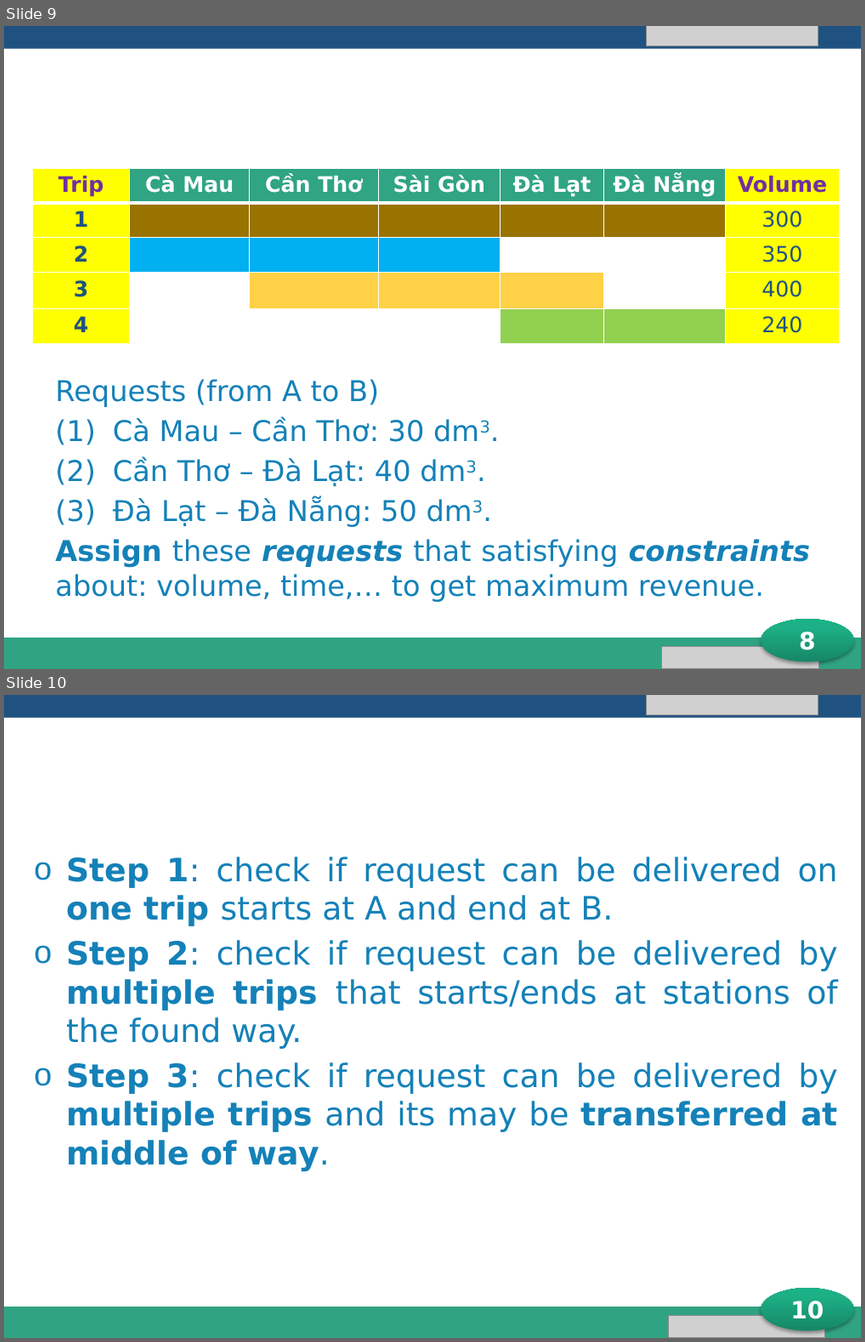
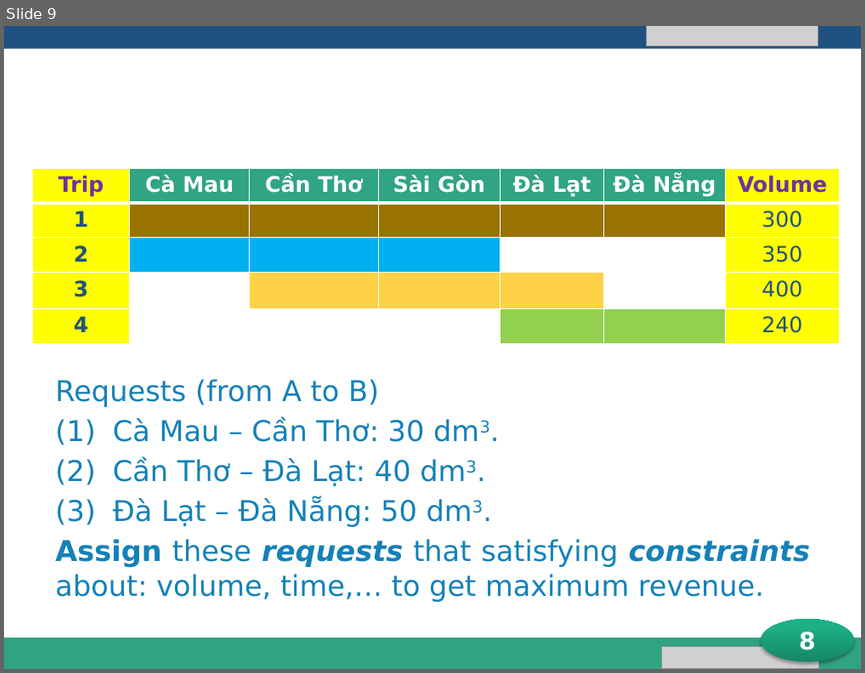
Before and after one commit to longdao2904/capstone-project-teamx, a slide deck: iDeliver presentation.pptx. Shown one above the other, each under a label of ours: slides 9 and 10 before the commit, slide 9 after it. The pictures are 865x1342 and 865x673 pixels, drawn with LibreOffice and Linux fonts; fonts in the diff are those of the drawing; grey boxes stand for pictures; background and template pictures are left out. Boxes give left, top, right and bottom in pixels: in the first picture for what was removed or moved away, otherwise in the second. Text is boxed around its words. In the diff, an @@ line names an element or a change of style, - is before the commit and + after.

```diff
--- a/iDeliver presentation.pptx
+++ b/iDeliver presentation.pptx
@@ slide 10 removed at bbox=[4, 695, 861, 1338], background #FFFFFF; not listed: 5 template elements that a slide beside it also shows @@
@@ picture removed at bbox=[647, 695, 818, 715] @@
@@ title removed at bbox=[46, 725, 818, 788] @@
-Three main steps
@@ text removed at bbox=[66, 857, 838, 1171] @@
-o Step 1: check if request can be delivered on one trip starts at A and end at B.
-o Step 2: check if request can be delivered by multiple trips that starts/ends at stations of the found way.
-o Step 3: check if request can be delivered by multiple trips and its may be transferred at middle of way.
@@ ellipse removed at bbox=[760, 1288, 853, 1331] @@
-10
@@ picture removed at bbox=[668, 1315, 825, 1338] @@
```
Also in this commit, not shown: 1 slide added, 4 other slides removed.
